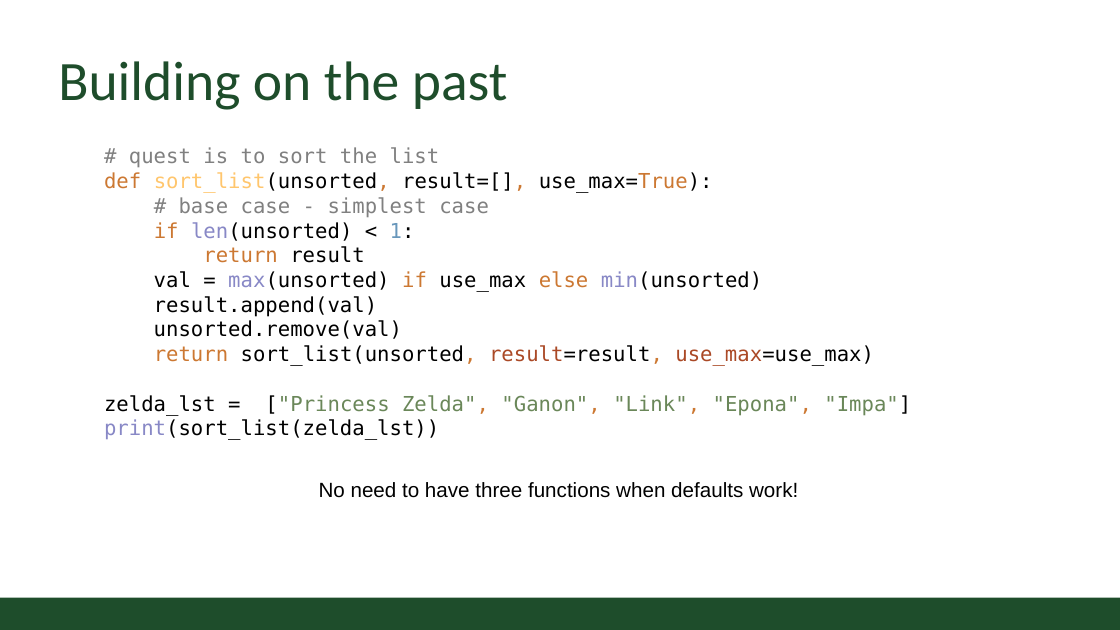
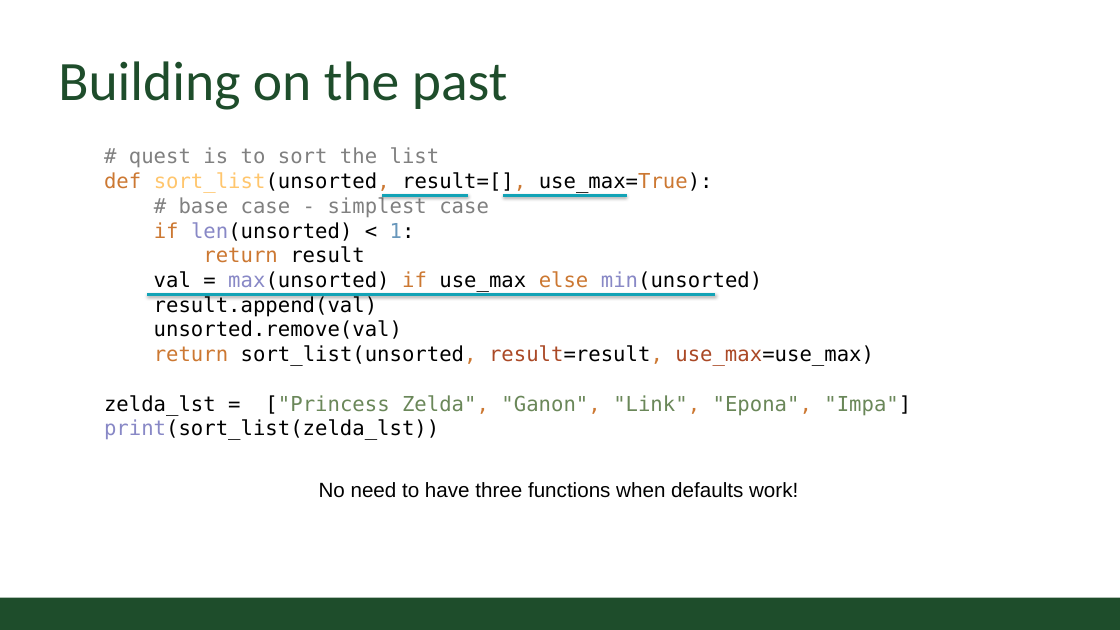
Before and after one commit to CSU-CS150B/handouts, a slide deck: slide 10 of Slides/On-Campus/11_01_FunctionsPart3.pptx. Drawn at 1120x630 pixels with LibreOffice and Linux fonts; fonts in the diff are those of the drawing; background and template pictures are left out. Boxes give left, top, right and bottom in pixels: in the first picture for what was removed or moved away, otherwise in the second. Text is boxed around its words. In the diff, an @@ line names an element or a change of style, - is before the commit and + after.

```diff
--- a/Slides/On-Campus/11_01_FunctionsPart3.pptx
+++ b/Slides/On-Campus/11_01_FunctionsPart3.pptx
@@ line added from (382, 195) to (468, 195), #12A3B6 3 pt @@
@@ line added from (503, 195) to (627, 195), #12A3B6 3 pt @@
@@ line added from (147, 294) to (715, 294), #12A3B6 3 pt @@
```
Also in this commit, not shown: 4 other slides changed, 1 slide added.
